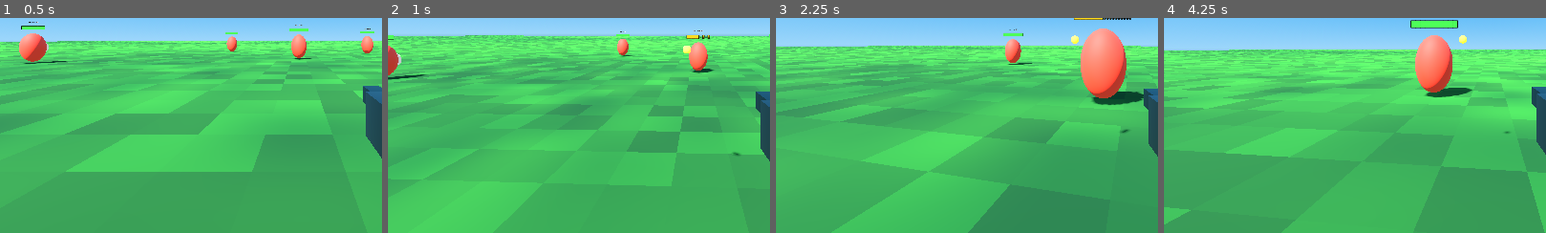
Above: before the commit, frames 1-4 (left to right).
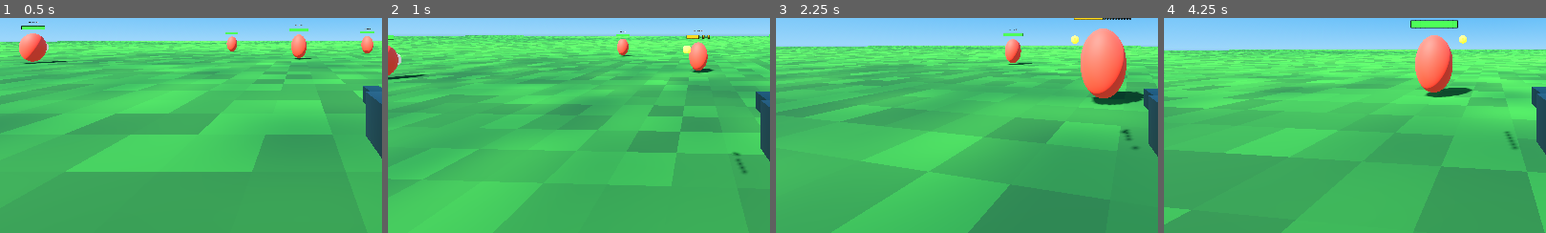
Above: after the commit, the same moments.

Repository: Jigar1234Nob/shootmepls
Game: Godot game, scene res://Scenes/Main.tscn
Same seed, same stepped clock (60 frames per second), same inputs: the game is played once before the commit and once after it.
Inputs (mouse positions are % of the whole screen's width and height, from its top left):
- Up to frame 1 (0.5 s): no input
- Up to frame 2 (1 s): tap Enter at 0.5 s; move the mouse to (49, 52) at 0.52 s; press the mouse at (49, 52) at 0.53 s; hold W (move_forward) from 0.53 s (still down); tap Space (jump) at 0.77 s
- Up to frame 3 (2.25 s): keep holding W (move_forward); move the mouse to (57, 51) at 1.27 s; release the mouse at (57, 51) at 1.28 s; tap Shift (sprint) at 1.35 s; tap Space (jump) at 1.52 s; move the mouse to (42, 49) at 2.02 s; press the mouse at (42, 49) at 2.03 s
- Up to frame 4 (4.25 s): move the mouse to (51, 50) at 2.77 s; release W (move_forward) at 2.78 s; release the mouse at (51, 50) at 2.78 s; hold A (move_left) 2.78-3.53 s; tap Shift (sprint) at 2.85 s; tap Space (jump) at 3.02, 3.77 s; move the mouse to (46, 48) at 3.52 s; press the mouse at (46, 48) at 3.53 s; hold W (move_forward) from 3.53 s (still down)
The pictures show only the part of the screen within x 11-61%, y 45-95%; the shares and areas given below are measured in that part.

Frame 1 is identical in both runs. In frame 2, less than 0.1% of the frame differs, in the area x 78-94%, y 15-73%; in frame 3, less than 0.1%; in frame 4, 0.1%, in the area x 78-93%, y 9-61%.

Commit message:
Add visible tracer to fast projectiles

Diff:
--- a/Scripts/Bullet.gd
+++ b/Scripts/Bullet.gd
@@ -7,6 +7,9 @@
 var age := 0.0
 
 func _ready() -> void:
+	if direction.length_squared() > 0.001:
+		look_at(global_position + direction.normalized(), Vector3.UP)
+
 	var visual := MeshInstance3D.new()
 	var mesh := SphereMesh.new()
 	mesh.radius = 0.055
@@ -19,6 +22,19 @@
 	material.emission_energy_multiplier = 2.5
 	visual.material_override = material
 	add_child(visual)
+
+	var tracer := MeshInstance3D.new()
+	var tracer_mesh := BoxMesh.new()
+	tracer_mesh.size = Vector3(0.025, 0.025, 0.7)
+	tracer.mesh = tracer_mesh
+	tracer.position.z = 0.34
+	var tracer_material := StandardMaterial3D.new()
+	tracer_material.albedo_color = Color(1.0, 0.72, 0.16)
+	tracer_material.emission_enabled = true
+	tracer_material.emission = Color(1.0, 0.35, 0.04)
+	tracer_material.emission_energy_multiplier = 1.8
+	tracer.material_override = tracer_material
+	add_child(tracer)
 
 func _physics_process(delta: float) -> void:
 	age += delta
